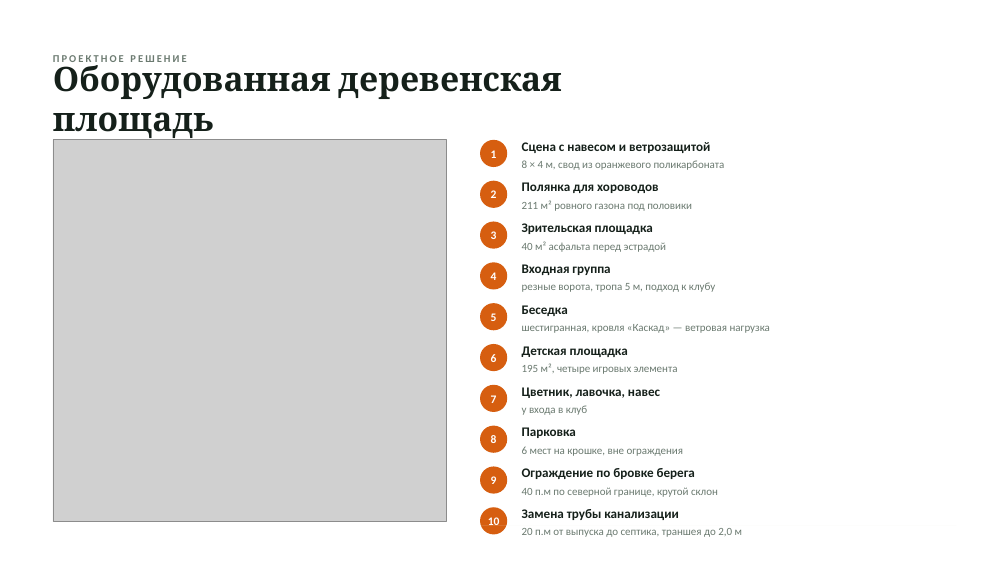
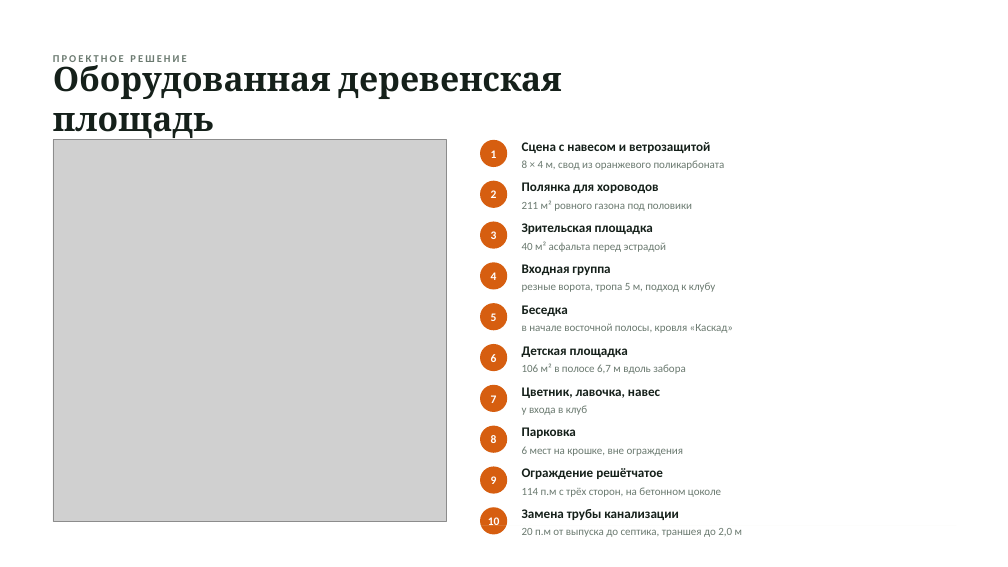
Before and after one commit to hobuchenie11-create/my-project, a slide deck: slide 4 of polyanka-prezentaciya.pptx. Drawn at 1008x567 pixels with LibreOffice and Linux fonts; fonts in the diff are those of the drawing; grey boxes stand for pictures. Boxes give left, top, right and bottom in pixels: in the first picture for what was removed or moved away, otherwise in the second. Text is boxed around its words. In the diff, an @@ line names an element or a change of style, - is before the commit and + after.

```diff
--- a/polyanka-prezentaciya.pptx
+++ b/polyanka-prezentaciya.pptx
@@ text at <box>522,323,733,333</box>: text changed @@
-шестигранная, кровля «Каскад» — ветровая нагрузка
+в начале восточной полосы, кровля «Каскад»
@@ text at <box>522,363,686,374</box>: text changed @@
-195 м², четыре игровых элемента
+106 м² в полосе 6,7 м вдоль забора
@@ text at <box>522,468,663,479</box>: text changed @@
-Ограждение по бровке берега
+Ограждение решётчатое
@@ text at <box>522,487,721,497</box>: text changed @@
-40 п.м по северной границе, крутой склон
+114 п.м с трёх сторон, на бетонном цоколе
```
Also in this commit, not shown: 3 other slides changed, 3 other files.
